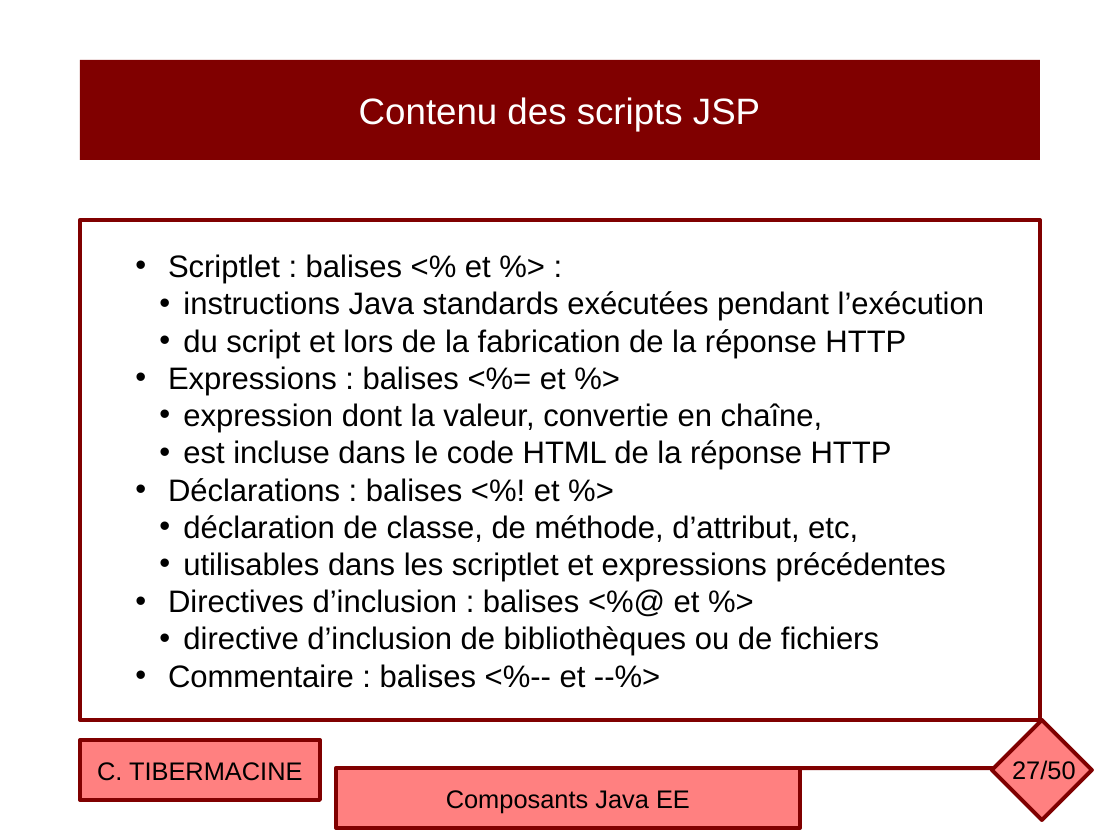
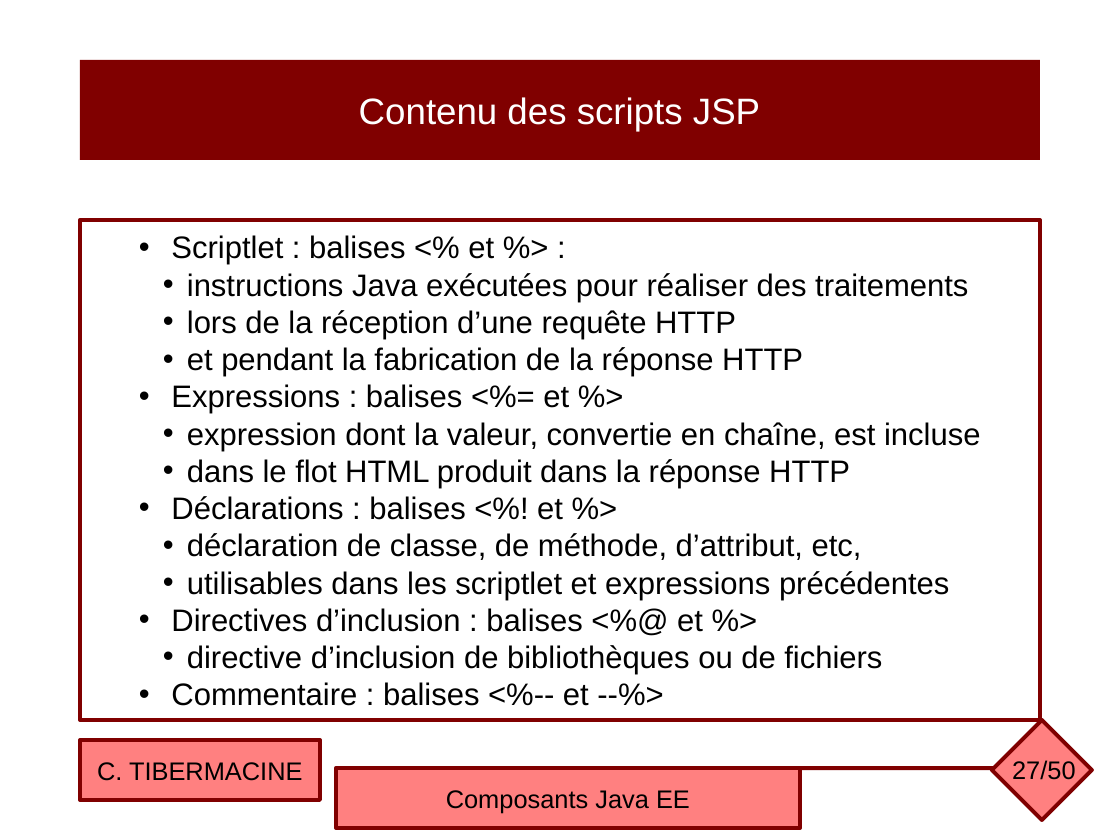
Before and after one commit to ctiber/composants, a slide deck: slide 27 of cours/cours1.odp. Drawn at 1120x840 pixels with LibreOffice and Linux fonts; fonts in the diff are those of the drawing. Boxes give left, top, right and bottom in pixels: in the first picture for what was removed or moved away, otherwise in the second. Text is boxed around its words. In the diff, an @@ line names an element or a change of style, - is before the commit and + after.

```diff
--- a/cours/cours1.odp
+++ b/cours/cours1.odp
@@ text in rectangle at <box>187,273,968,377</box>: text changed @@
-  • instructions Java standards exécutées pendant l’exécution
-  • du script et lors de la fabrication de la réponse HTTP
+  • instructions Java exécutées pour réaliser des traitements
+  • lors de la réception d’une requête HTTP
+  • et pendant la fabrication de la réponse HTTP
@@ text in rectangle at <box>187,422,980,488</box>: text changed @@
-  • expression dont la valeur, convertie en chaîne,
-  • est incluse dans le code HTML de la réponse HTTP
+  • expression dont la valeur, convertie en chaîne, est incluse
+  • dans le flot HTML produit dans la réponse HTTP
```
Also in this commit, not shown: 21 other slides changed, 1 slide added, 1 slide removed, 1 other file.
